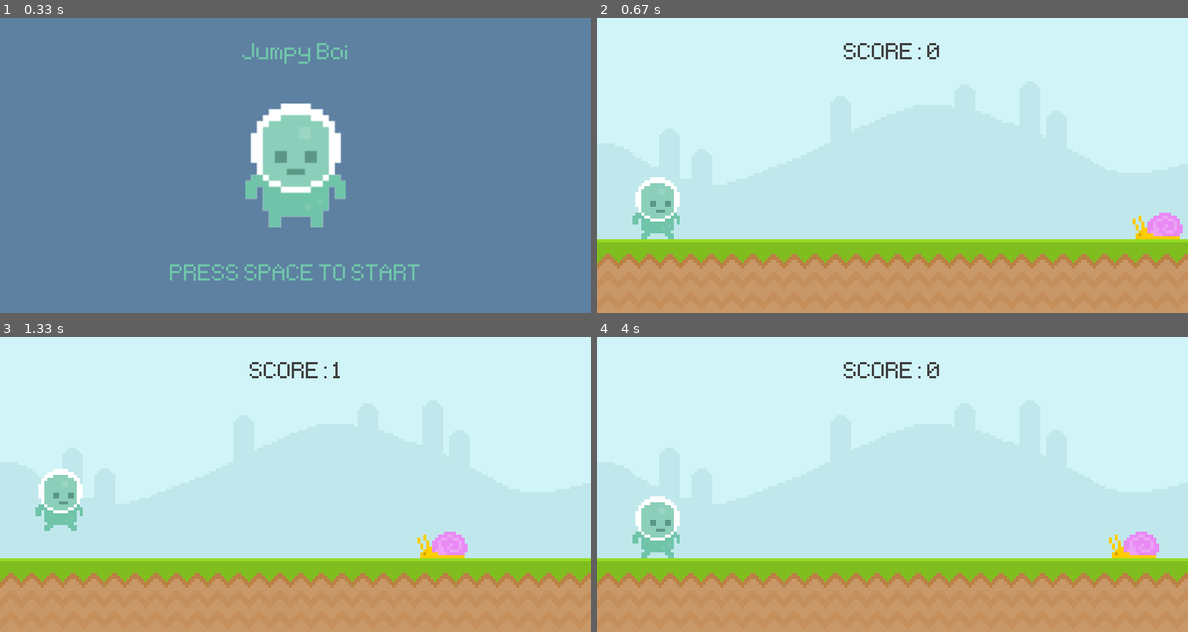
Above: before the commit, frames 1-4 (two rows, left to right).
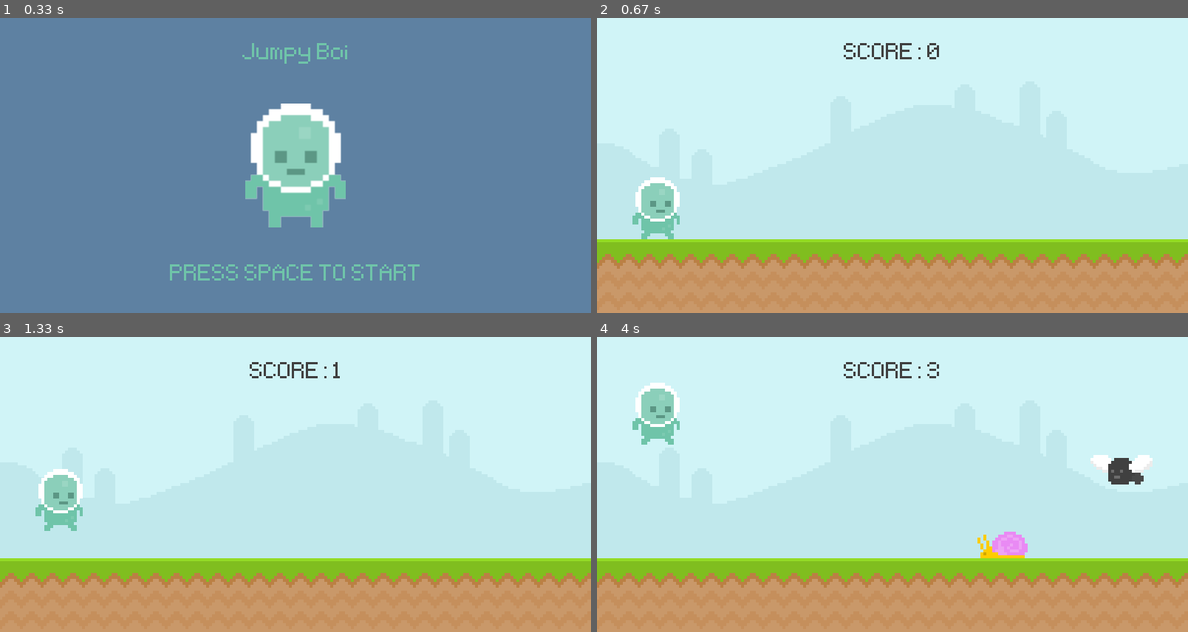
Above: after the commit, the same moments.

Repository: hasanfarhan33/learningPygameAgain
Game: pygame game, started from learningPygame.py
Two runs of this game, one before a commit and one after it. Both use one fixed random seed, a clock stepped at 60 frames per second and the inputs below.
Inputs (mouse positions are in pixels of both pictures, inside the frame that each line leads up to):
- Up to frame 1 (0.33 s): no input
- Up to frame 2 (0.67 s): tap Space at 0.33 s
- Up to frame 3 (1.33 s): click (59, 525) at 0.72 s
- Up to frame 4 (4 s): tap Space at 2, 2.4, 2.7, 3.23, 3.53 s

Frame 1 is identical in both runs. In frame 2, 0.6% of the frame differs, in the area x 90-100%, y 66-75%; in frame 3, 0.6%; in frame 4, 4.4%, in the area x 6-96%, y 10-75%.

Commit message:
Added timers, obstacles and collisions

Diff:
--- a/learningPygame.py
+++ b/learningPygame.py
@@ -1,17 +1,47 @@
 import pygame
 from sys import exit
+from random import randint
 
 startTime = 0
 score = 0
+
 
 def display_score():
     # mainFont = pygame.font.Font("font\Pixeltype.ttf", 50)
     curTime = (pygame.time.get_ticks()) // 1000 - startTime
-    scoreSurface = mainFont.render("SCORE: " + str(curTime), False, (64, 64, 64))
+    scoreSurface = mainFont.render(
+        "SCORE: " + str(curTime), False, (64, 64, 64))
     scoreRectangle = scoreSurface.get_rect(center=(screen.get_width()//2, 50))
     screen.blit(scoreSurface, scoreRectangle)
     return curTime
 
+
+def obstacle_movement(obstacleList):
+    if obstacleList:
+        for obstacleRect in obstacleList:
+            obstacleRect.x -= 3
+
+            if obstacleRect.bottom == 300:
+                screen.blit(snailSurface, obstacleRect)
+            elif obstacleRect.bottom == 200:
+                screen.blit(flySurface, obstacleRect)
+
+        obstacleList = [
+            obstacle for obstacle in obstacleList if obstacle.x > -100]
+
+        return obstacleList
+    else:
+        return []
+
+
+def collision(player, obstacleList):
+    if obstacleList:
+        for obstacleRect in obstacleList:
+            if player.colliderect(obstacleRect):
+                return False
+    return True
+
+
 pygame.init()
 
 # Font
@@ -24,44 +54,54 @@
 clock = pygame.time.Clock()
 
 
-
 groundSurface = pygame.image.load("graphics\ground.png").convert()
 skySurface = pygame.image.load("graphics\Sky.png").convert()
 
 # scoreSurface = mainFont.render("SCORE: ", False, (64, 64, 64))
 # scoreRectangle = scoreSurface.get_rect(center = (screen.get_width() // 2, 50))
 
+# ENEMIES
 snailSurface = pygame.image.load("graphics\snail\snail1.png").convert_alpha()
-snailRectangle = snailSurface.get_rect(midbottom = (600, 300))
-
-
-playerSurface = pygame.image.load("graphics\player\player_walk_1.png").convert_alpha()
-playerRectangle = playerSurface.get_rect(midbottom = (80, 300))
+flySurface = pygame.image.load("graphics\Fly\Fly1.png").convert_alpha()
+
+obstacleRectList = []
+
+playerSurface = pygame.image.load(
+    "graphics\player\player_walk_1.png").convert_alpha()
+playerRectangle = playerSurface.get_rect(midbottom=(80, 300))
 
 # Intro Screen
-playerStandSurface = pygame.image.load("graphics\player\player_stand.png").convert_alpha()
+playerStandSurface = pygame.image.load(
+    "graphics\player\player_stand.png").convert_alpha()
 playerStandSurface = pygame.transform.rotozoom(playerStandSurface, 0, 2)
-playerStandRectangle = playerStandSurface.get_rect(center = (screen.get_width() // 2, screen.get_height() // 2))
-
-playerGravity = 0 # Implementing Gravity
+playerStandRectangle = playerStandSurface.get_rect(
+    center=(screen.get_width() // 2, screen.get_height() // 2))
+
+playerGravity = 0  # Implementing Gravity
 
 
 # Game Title
-gameTitleSurface = mainFont.render("Jumpy Boi", False, (111, 196, 169)).convert_alpha()
+gameTitleSurface = mainFont.render(
+    "Jumpy Boi", False, (111, 196, 169)).convert_alpha()
 # gameTitleSurface = pygame.transform.rotozoom(gameTitleSurface, 0, 1.5)
-gameTitleRectangle = gameTitleSurface.get_rect(center = (screen.get_width() // 2, 50))
+gameTitleRectangle = gameTitleSurface.get_rect(
+    center=(screen.get_width() // 2, 50))
 
 # Press Space to Start
-spaceToStartSurface = mainFont.render("PRESS SPACE TO START", False, (111, 196, 169)).convert_alpha()
+spaceToStartSurface = mainFont.render(
+    "PRESS SPACE TO START", False, (111, 196, 169)).convert_alpha()
 # spaceToStartSurface = pygame.transform.rotozoom(spaceToStartSurface, 0, 1.5)
-spaceToStartSurfaceRectangle = spaceToStartSurface.get_rect(center = (screen.get_width() // 2, 350))
-
+spaceToStartSurfaceRectangle = spaceToStartSurface.get_rect(
+    center=(screen.get_width() // 2, 350))
 
 
 # Game States
 gameActive = False
 
 
+# Timer - MUST add +1 to each event
+obstacleTimer = pygame.USEREVENT + 1
+pygame.time.set_timer(obstacleTimer, 1500)
 
 while True:
     # Event Loop
@@ -80,18 +120,22 @@
             # if event.type == pygame.KEYUP:
             #     print("Key up")
 
-
-
             # Checking if I clicked on the player
             if event.type == pygame.MOUSEBUTTONDOWN and playerRectangle.bottom >= 300:
-                if(playerRectangle.collidepoint(event.pos)):
+                if (playerRectangle.collidepoint(event.pos)):
                     playerGravity = -20
         else:
             if event.type == pygame.KEYDOWN and event.key == pygame.K_SPACE:
                 gameActive = True
-                snailRectangle.left = screen.get_width() + 5
                 startTime = (pygame.time.get_ticks()) // 1000
 
+        if event.type == obstacleTimer and gameActive:
+            if randint(0, 2):
+                obstacleRectList.append(snailSurface.get_rect(
+                    bottomright=(randint(900, 1100), 300)))
+            else:
+                obstacleRectList.append(flySurface.get_rect(
+                    bottomright=(randint(900, 1100), 200)))
     # draw all elements
     '''
     Surface
@@ -120,7 +164,7 @@
 
     if gameActive:
         # Drawing the sky
-        screen.blit(skySurface, (0, 0)) # blit stands for block image transfer
+        screen.blit(skySurface, (0, 0))  # blit stands for block image transfer
 
         # Drawing the ground
         screen.blit(groundSurface, (0, 300))
@@ -132,25 +176,31 @@
         score = display_score()
 
         # SNAIL
-        snailRectangle.x -= 4
-        if snailRectangle.right < 0 - snailSurface.get_width() - 5:
-            # snailRectangle.left = screen.get_width() + snailSurface.get_width() + 5
-            snailRectangle.left = screen.get_width()
-
-        screen.blit(snailSurface, snailRectangle)
+        # snailRectangle.x -= 4
+        # if snailRectangle.right < 0 - snailSurface.get_width() - 5:
+        #     # snailRectangle.left = screen.get_width() + snailSurface.get_width() + 5
+        #     snailRectangle.left = screen.get_width()
+
+        # screen.blit(snailSurface, snailRectangle)
 
         # PLAYER
         playerGravity += 1
         playerRectangle.y += playerGravity
         # Making sure that the player doesn't go through the floor
-        if(playerRectangle.bottom > 300):
+        if (playerRectangle.bottom > 300):
             playerRectangle.bottom = 300
         screen.blit(playerSurface, playerRectangle)
 
-        # Collision between player and snail
-        if playerRectangle.colliderect(snailRectangle):
-            gameActive = False
+        # Obstacle Movement
+        obstacleRectList = obstacle_movement(obstacleRectList)
+
+        # Collision
+        gameActive = collision(playerRectangle, obstacleRectList)
+
     else:
+        obstacleRectList.clear()
+        playerRectangle.midbottom = (80, 300)
+        playerGravity = 0
         screen.fill((94, 129, 162))
 
         # Player
@@ -165,14 +215,14 @@
         # pygame.draw.rect(screen, (64, 64, 64), spaceToStartSurfaceRectangle, 10)
         # pygame.draw.rect(screen, (64, 64, 64), spaceToStartSurfaceRectangle)
         if score != 0:
-            scoreMessageSurface = mainFont.render("Your score: " + str(score), False, (111, 196, 169))
-            scoreMessageRectangle = scoreMessageSurface.get_rect(center = (screen.get_width() // 2, 350))
+            scoreMessageSurface = mainFont.render(
+                "Your score: " + str(score), False, (111, 196, 169))
+            scoreMessageRectangle = scoreMessageSurface.get_rect(
+                center=(screen.get_width() // 2, 350))
             screen.blit(scoreMessageSurface, scoreMessageRectangle)
         else:
             screen.blit(spaceToStartSurface, spaceToStartSurfaceRectangle)
 
-
-
     # update everything
     pygame.display.update()
     clock.tick(60)
